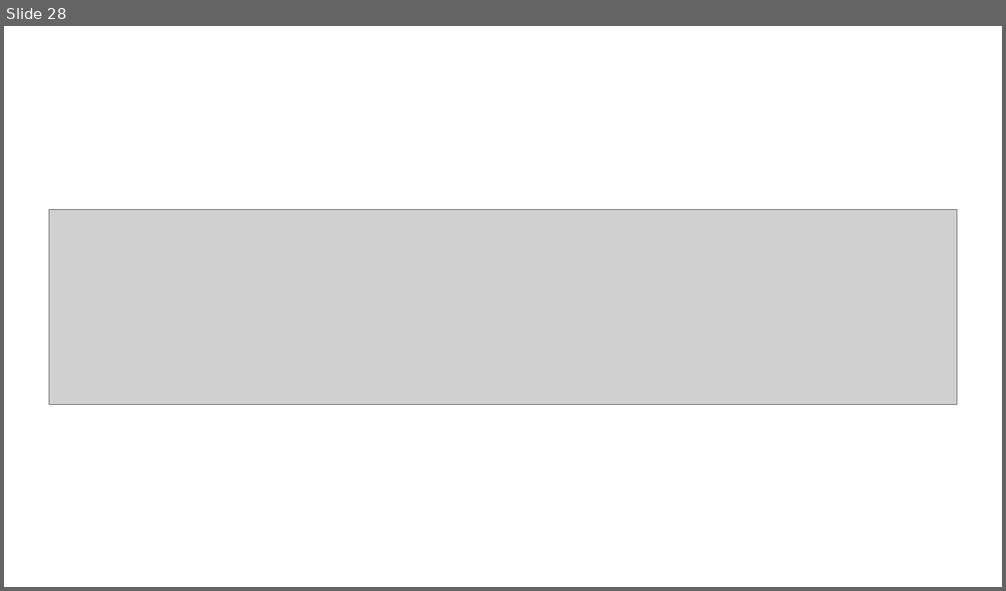
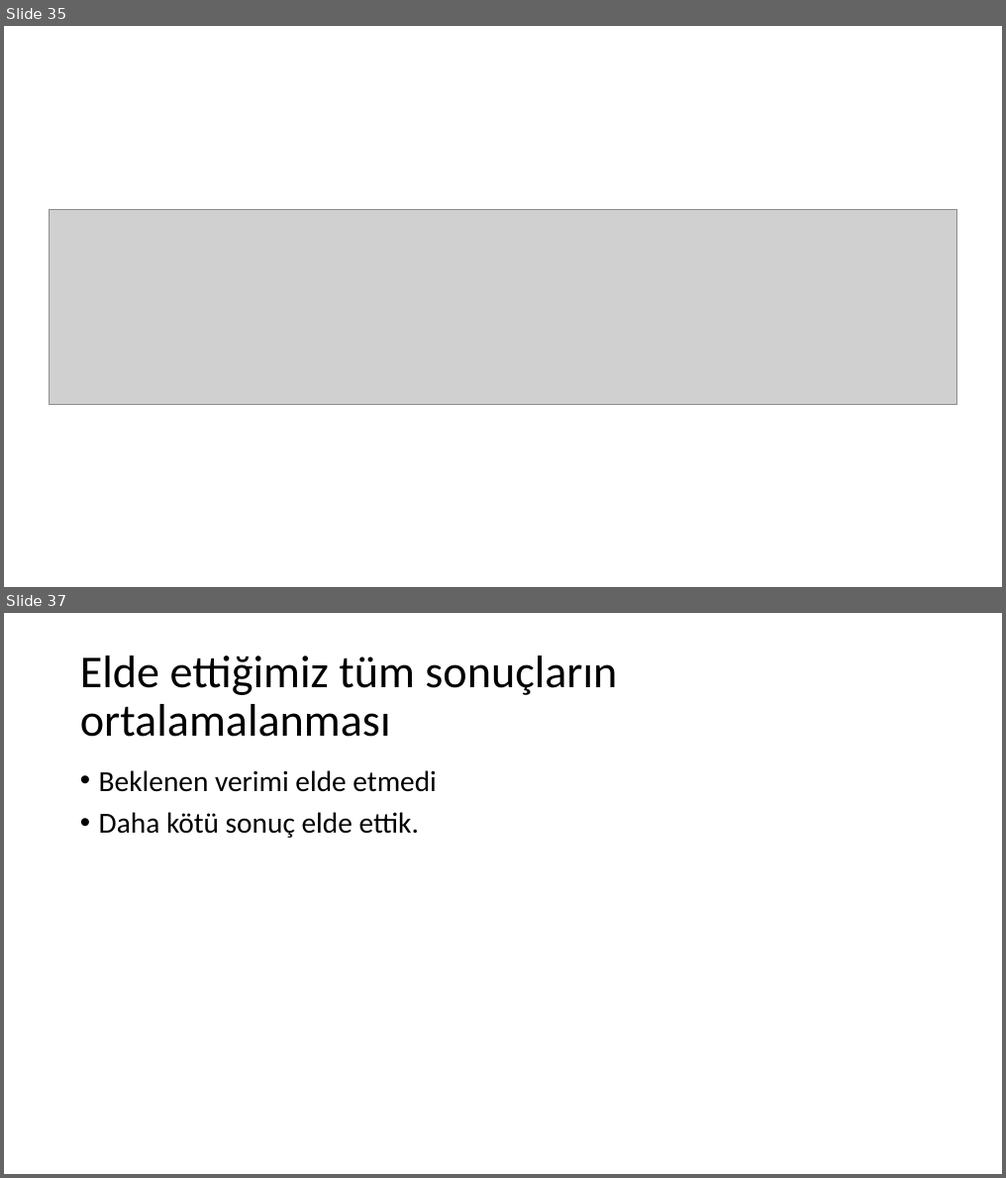
Before and after one commit to ayberkuslu/MLProject, a slide deck: FeatureSelection.pptx. Shown one above the other, each under a label of ours: slide 28 before the commit, slides 35 and 37 after it; the slides between them are not shown. The pictures are 1006x591 and 1006x1178 pixels, drawn with LibreOffice and Linux fonts; fonts in the diff are those of the drawing; grey boxes stand for pictures. Boxes give left, top, right and bottom in pixels: in the first picture for what was removed or moved away, otherwise in the second. Text is boxed around its words. In the diff, an @@ line names an element or a change of style, - is before the commit and + after.

```diff
--- a/FeatureSelection.pptx
+++ b/FeatureSelection.pptx
@@ slide 37 added at (4,613,1002,1174), background #FFFFFF @@
@@ title added at (80,656,617,737), 44 pt, text #000000 @@
+Elde ettiğimiz tüm sonuçların ortalamalanması
@@ text added at (99,770,436,838), 28 pt, text #000000 @@
+• Beklenen verimi elde etmedi
+• Daha kötü sonuç elde ettik.
@@ what was slide 28 is now slide 35 @@
```
Also in this commit, not shown: 5 slides changed, 11 other slides added, 3 slides removed.
